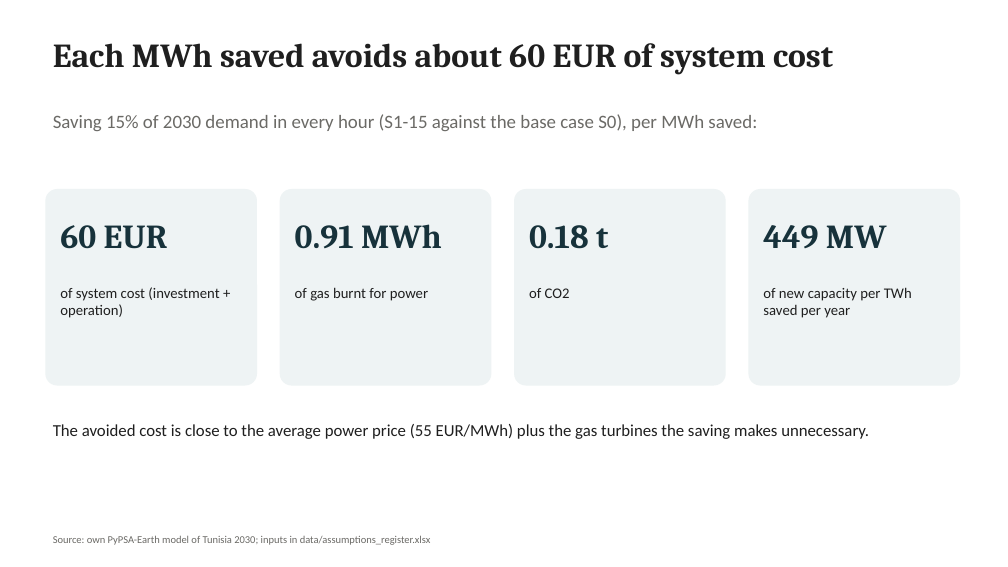
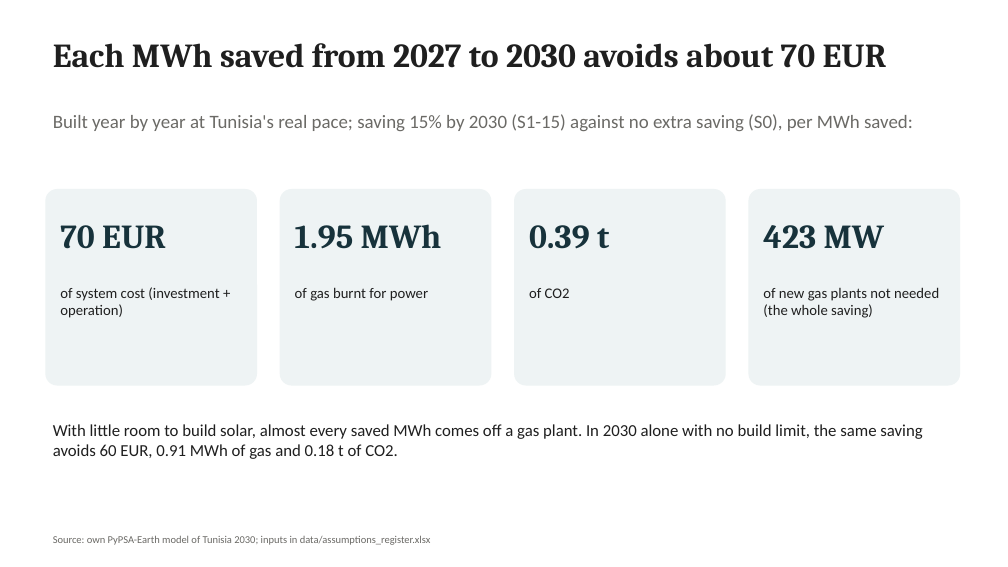
Before and after one commit to RayenRomdhani/tunisia-saved-mwh, a slide deck: slide 2 of report/deck.pptx. Drawn at 1008x567 pixels with LibreOffice and Linux fonts; fonts in the diff are those of the drawing. Boxes give left, top, right and bottom in pixels: in the first picture for what was removed or moved away, otherwise in the second. Text is boxed around its words. In the diff, an @@ line names an element or a change of style, - is before the commit and + after.

Commit message:
docs: lead the deck with the 2027-2030 pathway result; label the 2030-alone slides

```diff
--- a/report/deck.pptx
+++ b/report/deck.pptx
@@ text at (53, 43, 887, 68): text changed @@
-Each MWh saved avoids about 60 EUR of system cost
+Each MWh saved from 2027 to 2030 avoids about 70 EUR
@@ text at (53, 114, 913, 131): text changed @@
-Saving 15% of 2030 demand in every hour (S1-15 against the base case S0), per MWh saved:
+Built year by year at Tunisia's real pace; saving 15% by 2030 (S1-15) against no extra saving (S0), per MWh saved:
@@ text at (60, 225, 166, 249): text changed @@
-60 EUR
+70 EUR
@@ text at (295, 224, 442, 249): text changed @@
-0.91 MWh
+1.95 MWh
@@ text at (529, 225, 609, 249): text changed @@
-0.18 t
+0.39 t
@@ text at (763, 225, 885, 249): text changed @@
-449 MW
+423 MW
@@ text at (763, 287, 939, 318): text changed @@
-of new capacity per TWh saved per year
+of new gas plants not needed (the whole saving)
@@ text at (53, 424, 922, 459): text changed @@
-The avoided cost is close to the average power price (55 EUR/MWh) plus the gas turbines the saving makes unnecessary.
+With little room to build solar, almost every saved MWh comes off a gas plant. In 2030 alone with no build limit, the same saving avoids 60 EUR, 0.91 MWh of gas and 0.18 t of CO2.
```
Also in this commit, not shown: 7 other slides changed, 3 other files.
